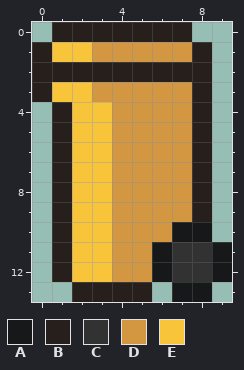
Pixel-art sprite, stored at assets/raster/trash-bin-yellow-10x14.png. The picture above is the old version.
The file is 10x14 pixels.
Palette (. is transparent): A #171819  B #271f1b  C #323232  D #d39741  E #f8c53a
After the commit:
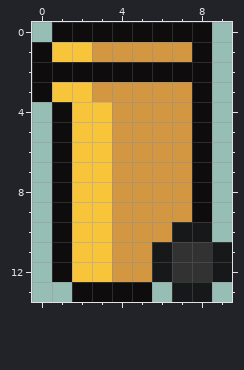
Difference:
{"colour":"B","old":"#271f1b","new":"#0e0c0c"}
{"y":0,"x":8,"old":".","new":"B"}
{"label":"changed","picture_box":[32,22,212,302]}
